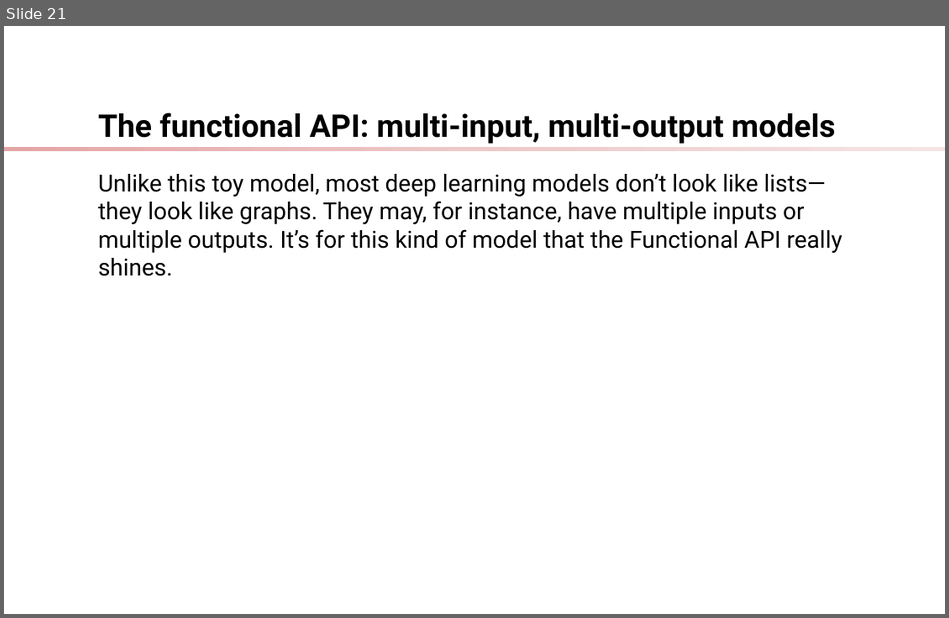
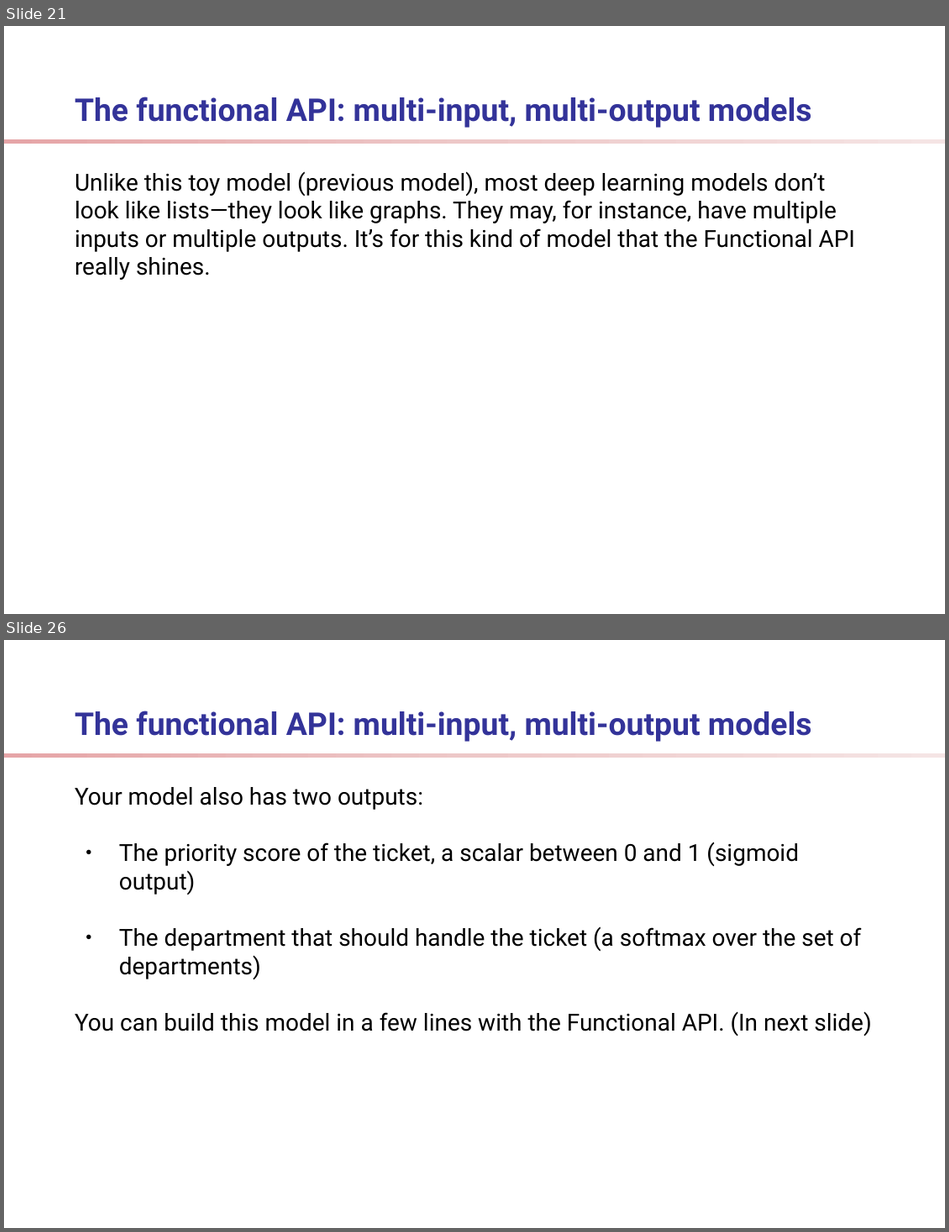
Before and after one commit to ShelpAm/learn-deep-learning, a slide deck: docs/presentation.odp. Shown one above the other, each under a label of ours: slide 21 before the commit, slides 21 and 26 after it; the slides between them are not shown. The pictures are 949x618 and 949x1232 pixels, drawn with LibreOffice and Linux fonts; fonts in the diff are those of the drawing; background and template pictures are left out. Boxes give left, top, right and bottom in pixels: in the first picture for what was removed or moved away, otherwise in the second. Text is boxed around its words. In the diff, an @@ line names an element or a change of style, - is before the commit and + after.

```diff
--- a/docs/presentation.odp
+++ b/docs/presentation.odp
@@ slide 26 added at (4,640,945,1228), background #FFFFFF; not listed: 1 template element that a slide beside it also shows @@
@@ title added at (75,711,812,742), 24 pt, text #333399, bold @@
+The functional API: multi-input, multi-output models
@@ text added at (75,787,871,1036), 18 pt, text #000000 @@
+Your model also has two outputs:
+● The priority score of the ticket, a scalar between 0 and 1 (sigmoid output)
+● The department that should handle the ticket (a softmax over the set of departments)
+You can build this model in a few lines with the Functional API. (In next slide)
@@ slide 21 changed as well @@
@@ title "The functional API: multi-input, multi-output ...": place and size @@
-title "The functional API: multi-input, multi-output ..." at (98,113,836,144)
+title "The functional API: multi-input, multi-output ..." at (75,97,812,128)
@@ title "The functional API: multi-input, multi-output ..." at (75,97,812,128): text colour #000000 to #333399 @@
@@ rectangle: place and size @@
-rectangle at (4,147,945,151)
+rectangle at (4,140,945,144)
@@ text at (75,171,855,280): text changed @@
-Unlike this toy model, most deep learning models don’t look like lists—they look like graphs. They may, for instance, have multiple inputs or multiple outputs. It’s for this kind of model that the Functional API really shines.
+Unlike this toy model (previous model), most deep learning models don’t look like lists—they look like graphs. They may, for instance, have multiple inputs or multiple outputs. It’s for this kind of model that the Functional API really shines.
```
Also in this commit, not shown: 19 other slides changed, 5 other slides added, 5 other files.
